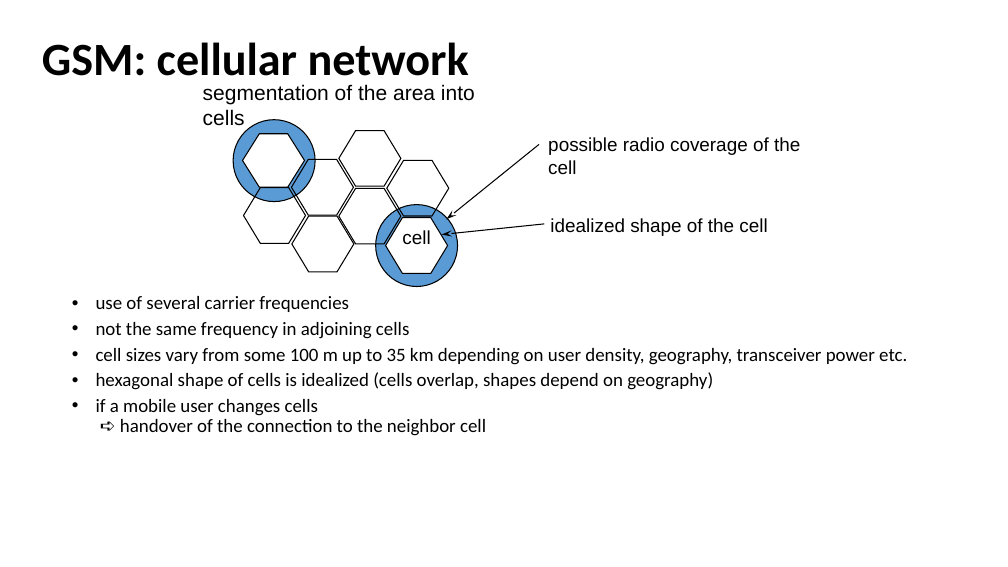
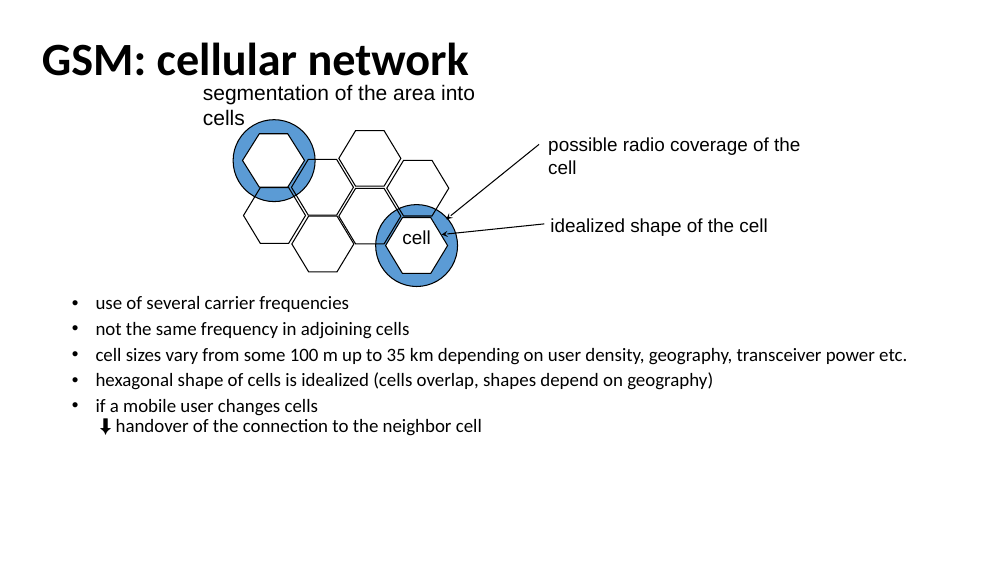
Before and after one commit to vk0810-k/College-B.Tech, a slide deck: slide 24 of Fourth Year/SEM VII/Mobile Computing - Prof. Preeti Godabole/MC-PPT/Module 2-Locmg-GSM.pptx. Drawn at 1008x567 pixels with LibreOffice and Linux fonts; fonts in the diff are those of the drawing. Boxes give left, top, right and bottom in pixels: in the first picture for what was removed or moved away, otherwise in the second. Text is boxed around its words. In the diff, an @@ line names an element or a change of style, - is before the commit and + after.

```diff
--- a/Fourth Year/SEM VII/Mobile Computing - Prof. Preeti Godabole/MC-PPT/Module 2-Locmg-GSM.pptx
+++ b/Fourth Year/SEM VII/Mobile Computing - Prof. Preeti Godabole/MC-PPT/Module 2-Locmg-GSM.pptx
@@ text at box(96, 399, 482, 436): text changed @@
-  • if a mobile user changes cells
-    ➪ handover of the connection to the neighbor cell
+  • if a mobile user changes cells
+    ⬇ handover of the connection to the neighbor cell
```
Also in this commit, not shown: 25 other slides changed, 4 other files.
